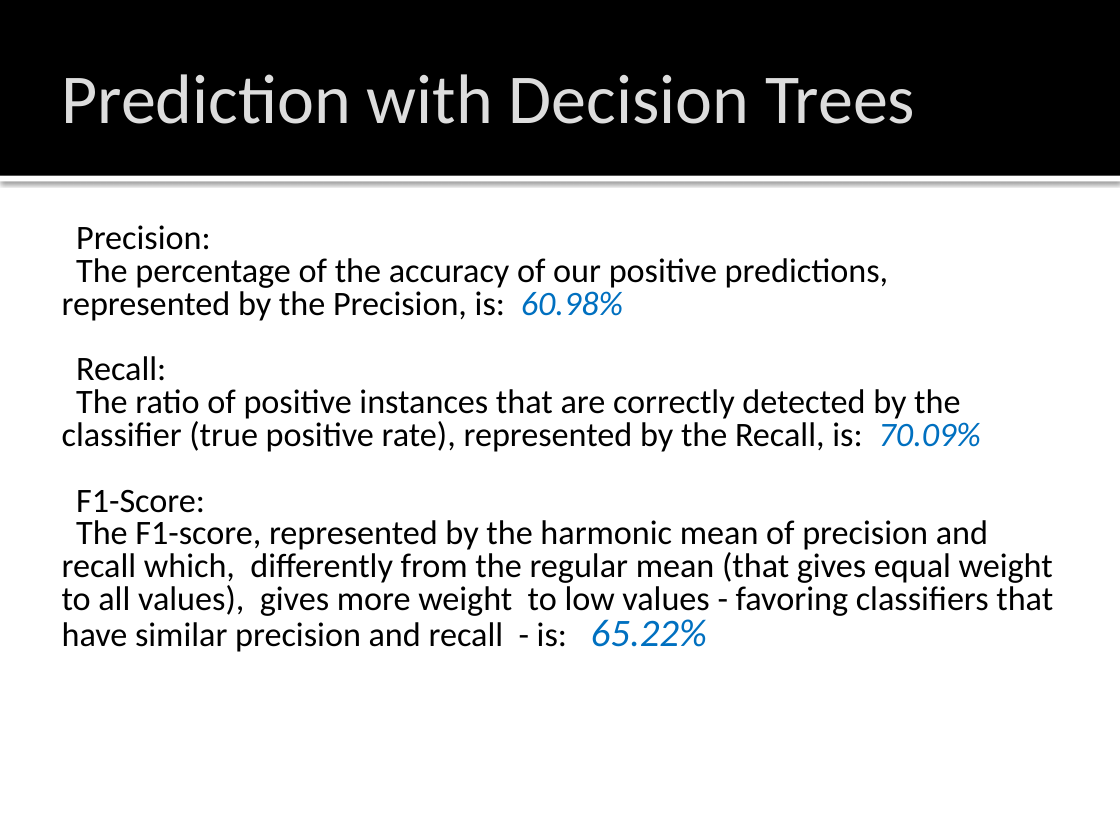
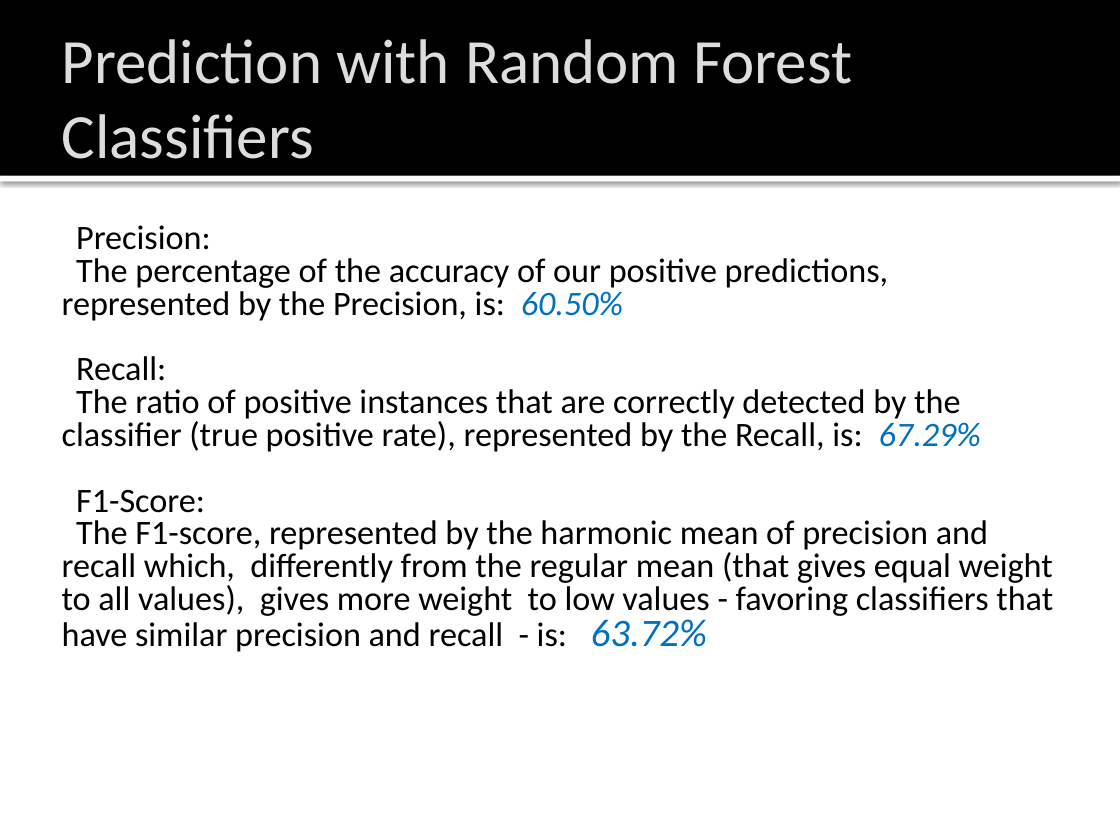
Before and after one commit to TarazGr/FDS-Final, a slide deck: slide 30 of Prova.pptx (slide 29 before the commit). Drawn at 1120x840 pixels with LibreOffice and Linux fonts; fonts in the diff are those of the drawing. Boxes give left, top, right and bottom in pixels: in the first picture for what was removed or moved away, otherwise in the second. Text is boxed around its words. In the diff, an @@ line names an element or a change of style, - is before the commit and + after.

```diff
--- a/Prova.pptx
+++ b/Prova.pptx
@@ title at (62, 39, 852, 159): text changed; size 45 to 40.5 pt @@
-Prediction with Decision Trees
+Prediction with Random Forest Classifiers
@@ text at (62, 258, 888, 321): text changed @@
-The percentage of the accuracy of our positive predictions, represented by the Precision, is: 60.98%
+The percentage of the accuracy of our positive predictions, represented by the Precision, is: 60.50%
@@ text at (62, 389, 981, 452): text changed @@
-The ratio of positive instances that are correctly detected by the classifier (true positive rate), represented by the Recall, is: 70.09%
+The ratio of positive instances that are correctly detected by the classifier (true positive rate), represented by the Recall, is: 67.29%
@@ text at (62, 520, 1053, 652): text changed @@
-The F1-score, represented by the harmonic mean of precision and recall which, differently from the regular mean (that gives equal weight to all values), gives more weight to low values - favoring classifiers that have similar precision and recall - is: 65.22%
+The F1-score, represented by the harmonic mean of precision and recall which, differently from the regular mean (that gives equal weight to all values), gives more weight to low values - favoring classifiers that have similar precision and recall - is: 63.72%
```
Also in this commit, not shown: 2 other slides changed, 3 slides added, 5 other files.
